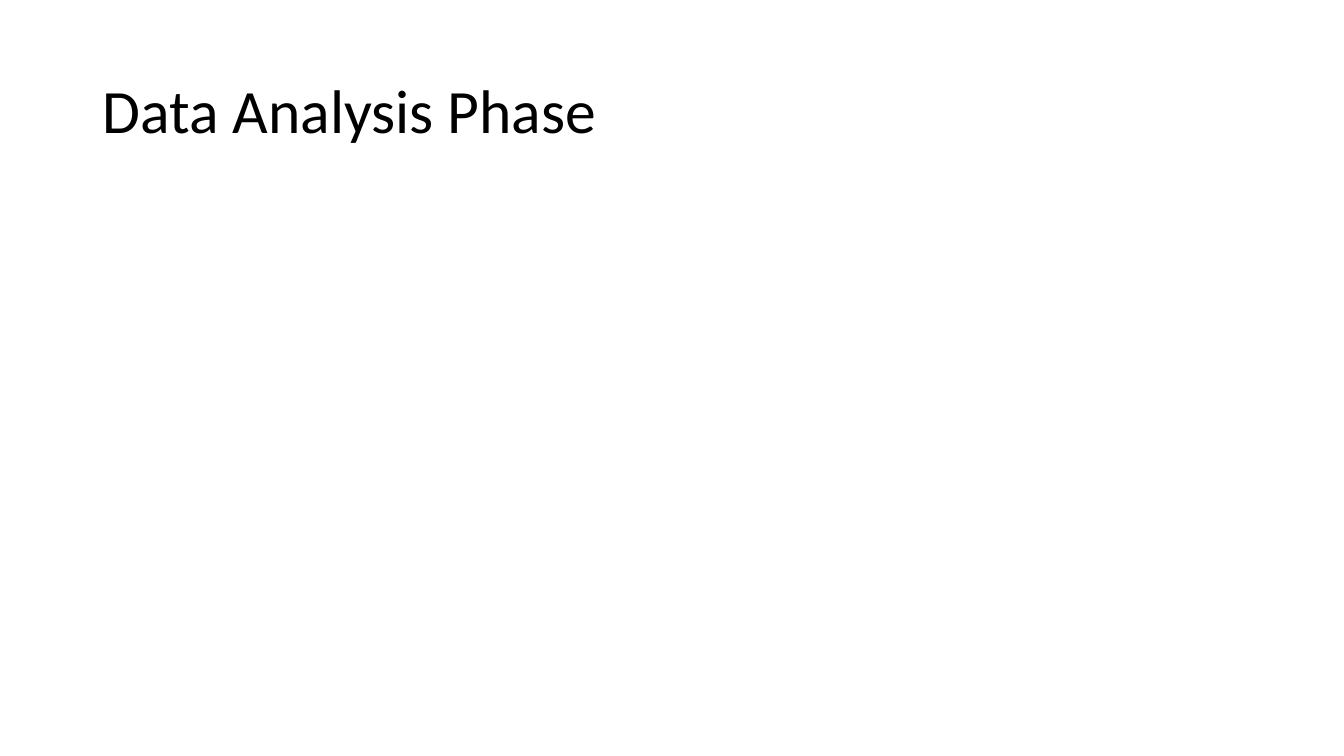
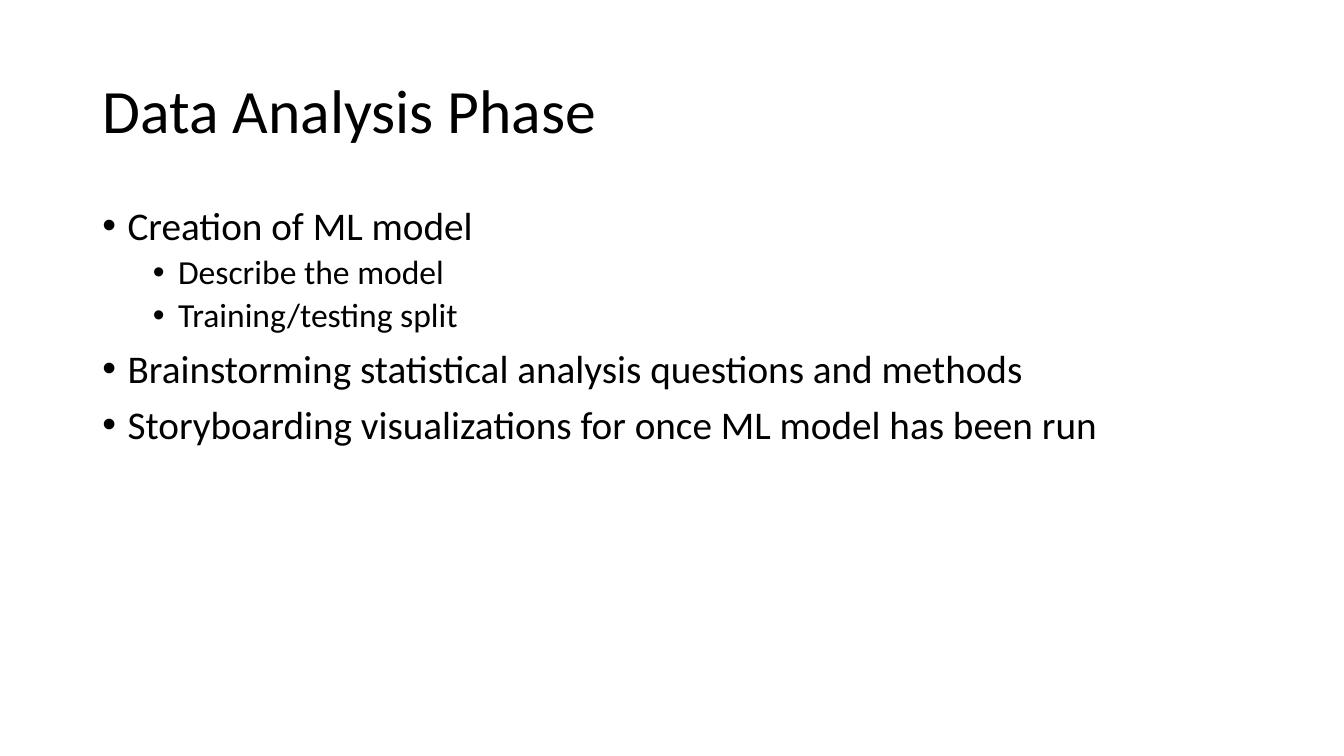
Before and after one commit to Nveatch/Chess_Games_Group_Analysis, a slide deck: slide 7 of Group_1_Slides.pptx (slide 8 before the commit). Drawn at 1344x756 pixels with LibreOffice and Linux fonts; fonts in the diff are those of the drawing. Boxes give left, top, right and bottom in pixels: in the first picture for what was removed or moved away, otherwise in the second. Text is boxed around its words. In the diff, an @@ line names an element or a change of style, - is before the commit and + after.

```diff
--- a/Group_1_Slides.pptx
+++ b/Group_1_Slides.pptx
@@ text added at bbox=[128, 212, 1097, 446], 28 pt, text #000000 @@
+• Creation of ML model
+  • Describe the model
+  • Training/testing split
+• Brainstorming statistical analysis questions and methods
+• Storyboarding visualizations for once ML model has been run
```
Also in this commit, not shown: 1 other slide changed, 1 slide added.
